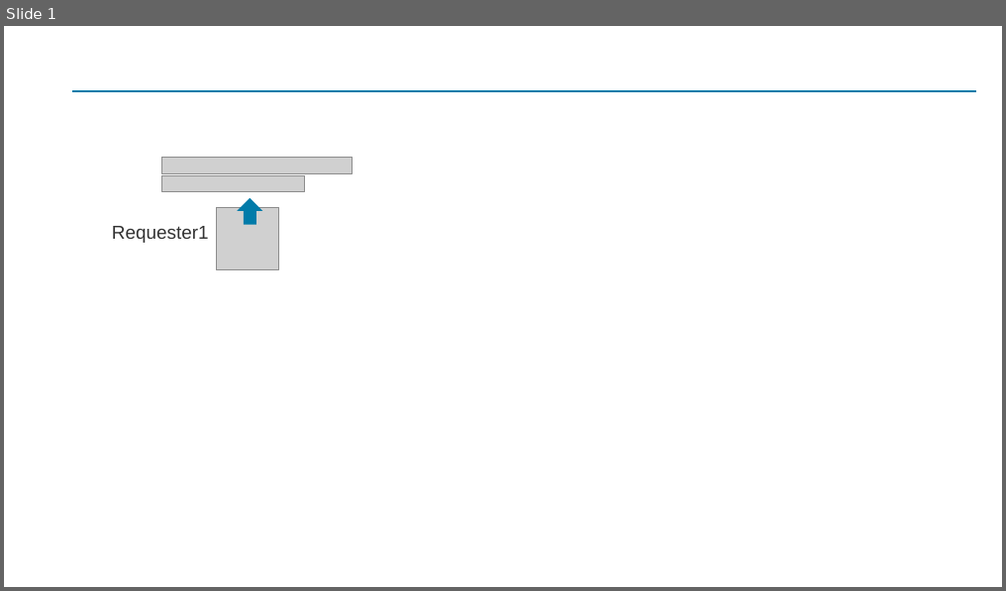
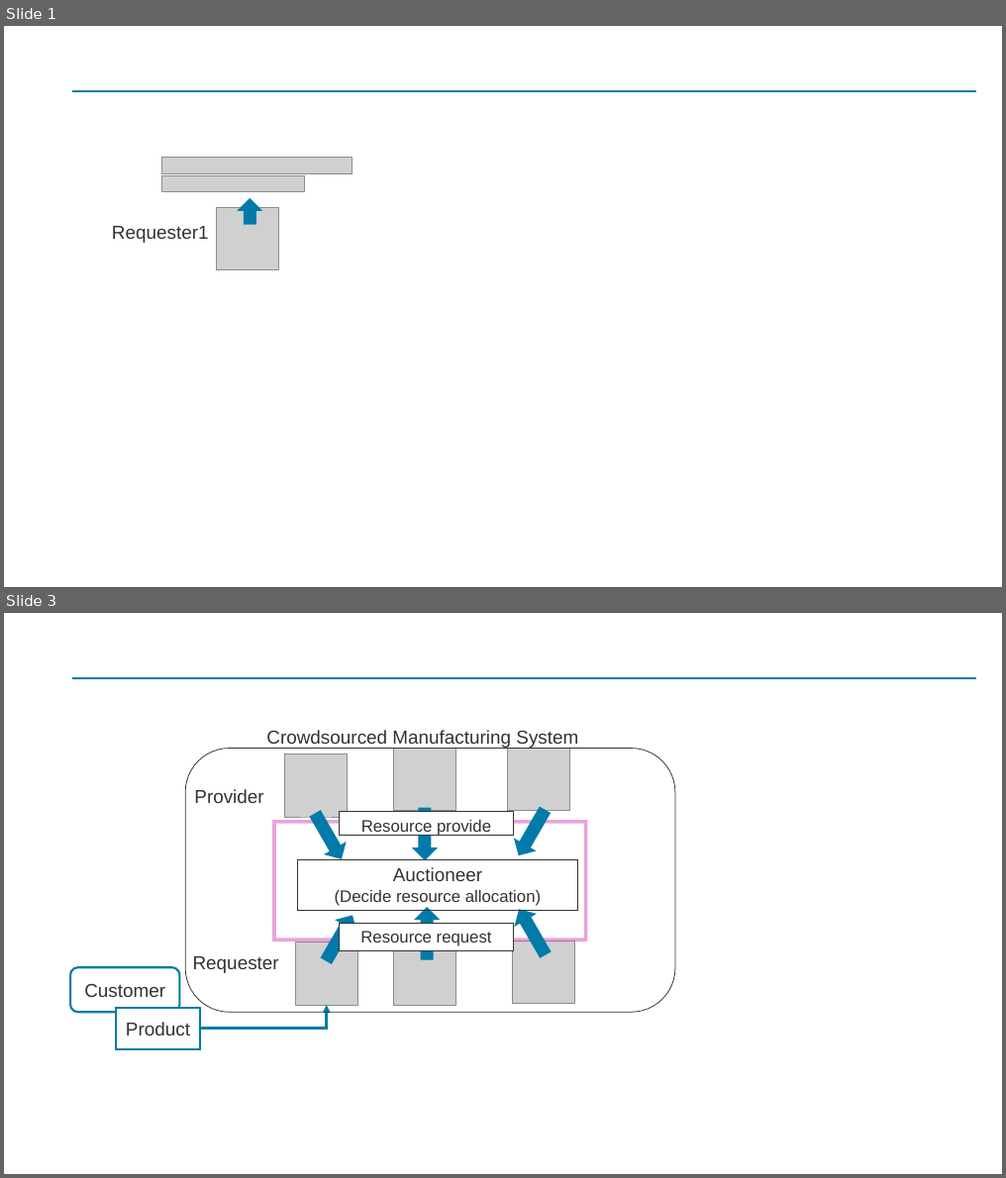
Before and after one commit to Yoshiaki-Harada/Resarch, a slide deck: Paper/SCI2019/Fig.pptx. Shown one above the other, each under a label of ours: slide 1 before the commit, slides 1 and 3 after it; the slides between them are not shown. The pictures are 1006x591 and 1006x1178 pixels, drawn with LibreOffice and Linux fonts; fonts in the diff are those of the drawing; grey boxes stand for pictures. Boxes give left, top, right and bottom in pixels: in the first picture for what was removed or moved away, otherwise in the second. Text is boxed around its words. In the diff, an @@ line names an element or a change of style, - is before the commit and + after.

```diff
--- a/Paper/SCI2019/Fig.pptx
+++ b/Paper/SCI2019/Fig.pptx
@@ slide 3 added at box(4, 613, 1002, 1174), background #FFFFFF; not listed: 1 template element that a slide beside it also shows @@
@@ text added at box(266, 730, 578, 749), 18 pt, text #323232 @@
+Crowdsourced Manufacturing System
@@ rounded rectangle added at box(185, 749, 675, 1013), outline #323232 0.75 pt @@
@@ picture added at box(285, 755, 348, 817) @@
@@ picture added at box(393, 749, 456, 811) @@
@@ picture added at box(508, 749, 570, 811) @@
@@ text added at box(194, 789, 263, 803), 18 pt, text #323232 @@
+Provider
@@ down arrow added at box(304, 807, 353, 866), fill #007BA9 @@
@@ rectangle added at box(340, 812, 514, 836), fill #FFFFFF, outline #323232 1 pt, 16 pt, text #323232 @@
+Resource provide
@@ down arrow added at box(412, 808, 439, 861), fill #007BA9 @@
@@ down arrow added at box(508, 803, 556, 862), fill #007BA9 @@
@@ rectangle added at box(274, 822, 586, 940), outline #D34BB6 3.5 pt @@
@@ rectangle added at box(297, 861, 577, 910), outline #323232 0.75 pt, 16 pt, text #323232 @@
+Auctioneer
+(Decide resource allocation)
@@ down arrow added at box(315, 909, 364, 967), fill #007BA9 @@
@@ down arrow added at box(414, 907, 441, 960), fill #007BA9 @@
@@ down arrow added at box(508, 903, 556, 961), fill #007BA9 @@
@@ rectangle added at box(340, 923, 514, 951), fill #FFFFFF, outline #323232 1 pt, 16 pt, text #323232 @@
+Resource request
@@ rounded rectangle added at box(70, 967, 180, 1013), fill #FFFFFF, outline #007BA9 2 pt, 18 pt, text #323232 @@
+Customer
@@ text added at box(193, 957, 279, 973), 18 pt, text #323232 @@
+Requester
@@ picture added at box(295, 943, 358, 1005) @@
@@ picture added at box(393, 943, 456, 1005) @@
@@ picture added at box(512, 941, 575, 1004) @@
@@ rectangle added at box(116, 1008, 200, 1050), fill #FFFFFF, outline #007BA9 2 pt, 18 pt, text #323232 @@
+Product
@@ elbow arrow added from (200, 1029) to (327, 1005), #007BA9 2.5 pt @@
```
Also in this commit, not shown: 1 slide changed, 1 slide removed, 11 other files.
